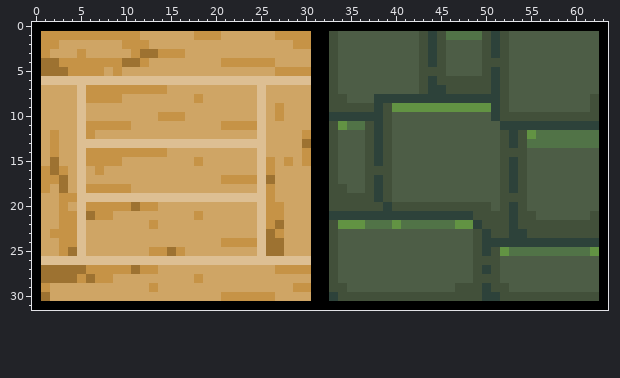
Pixel-art sprite, stored at res/tileset3.png. That is the earlier state.
The file is 64x32 pixels.
New version:
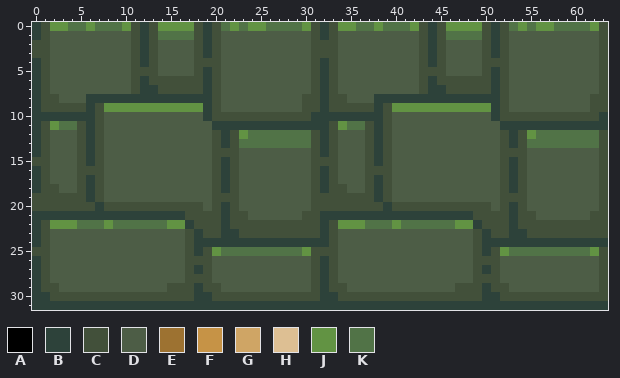
Palette (. is transparent): A #000000  B #2d423a  C #42503a  D #4d5d46  E #9d7231  F #c69346  G #cfa565  H #ddbf93  J #629343  K #517347
Commit message: Draw function for gameoverstate completed, resources added
Changes in this commit:
Changed rows in their new state; - is an unchanged pixel.
first column x 0:
 0 BCJJKKJKKKJCBCJJJJCBCKJKJJKKKKJCBCJJKKJKKKJCBCJJJJCBCKJKJJKKKKJC
 1 BCDDDDDDDDDCBCKKKKCBCDDDDDDDDDDCB------------------------------C
 2 CCDDDDDDDDDCBCDDDDCBCDDDDDDDDDDCC------------------------------C
 3 CCDDDDDDDDDCBCDDDDCBCDDDDDDDDDDCC------------------------------C
 4 BCDDDDDDDDDCBCDDDDCCCDDDDDDDDDDCB------------------------------C
 5 BCDDDDDDDDDCCCDDDDCBCDDDDDDDDDDCB------------------------------C
 6 BCDDDDDDDDDCBCCCCCCBCDDDDDDDDDDCB------------------------------C
 7 BCDDDDDDDDDCBBCCCCCBCDDDDDDDDDDCB------------------------------C
 8 BCCDDDBBBBBBBBBBBBBBCDDDDDDDDDCCB------------------------------C
 9 BCCCCCBCJJJJJJJJJJJBCDDDDDDDDDCCB------------------------------C
10 BBBBBBBCDDDDDDDDDDDBCCCCCCCCCCCBB------------------------------B
11 BCJKKCBCDDDDDDDDDDDDBBBBBBBBBBBBB------------------------------B
12 BCDDDCBCDDDDDDDDDDDDCBCJKKKKKKKCB------------------------------C
13 BCDDDCBCDDDDDDDDDDDDCBCKKKKKKKKCB------------------------------C
14 BCDDDCBCDDDDDDDDDDDDCCCDDDDDDDDCB------------------------------C
15 CCDDDCBCDDDDDDDDDDDDCBCDDDDDDDDCC------------------------------C
16 BCDDDCCCDDDDDDDDDDDDCBCDDDDDDDDCB------------------------------C
17 BCDDDCBCDDDDDDDDDDDDCBCDDDDDDDDCB------------------------------C
18 BCCDDCBCDDDDDDDDDDDDCBCDDDDDDDDCB------------------------------C
19 CCCCCCBCDDDDDDDDDDDDCCCDDDDDDDDCC------------------------------C
20 CCCCCCCBCCCCCCCCCCCDCBCDDDDDDDDCC------------------------------C
21 BBBBBBBBBBBBBBBBBCCCCBCCDDDDDDCCB------------------------------C
22 BCJJJKKKJKKKKKKJJBCCCBCCCCCCCCCCB------------------------------C
23 BCDDDDDDDDDDDDDDDCBCCBBCCCCCCCCCB------------------------------C
24 BCDDDDDDDDDDDDDDDCBBBBBBBBBBBBBBB------------------------------B
25 CCDDDDDDDDDDDDDDDCBCJKKKKKKKKKJCC------------------------------C
26 BCDDDDDDDDDDDDDDDCCCDDDDDDDDDDDCB------------------------------C
27 BCDDDDDDDDDDDDDDDCBCDDDDDDDDDDDCB------------------------------C
28 BCDDDDDDDDDDDDDDDCCCDDDDDDDDDDDCB------------------------------C
29 BCCDDDDDDDDDDDDCCCBCCDDDDDDDDDDCB------------------------------C
30 BBCCCCCCCCCCCCCCCCBBCCCCCCCCCCCCB------------------------------C
31 BBBBBBBBBBBBBBBBBBBBBBBBBBBBBBBBBBBBBBBBBBBBBBBBBBBBBBBBBBBBBBBB
Pixel boxes of the changes (left, top, right, bottom) in both pictures:
changed: (32, 22, 608, 310)
